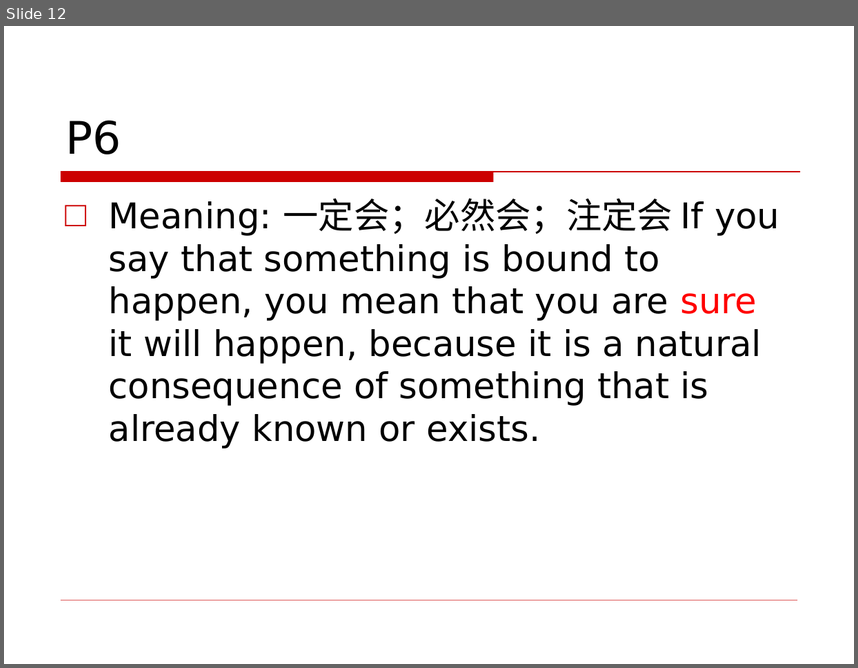
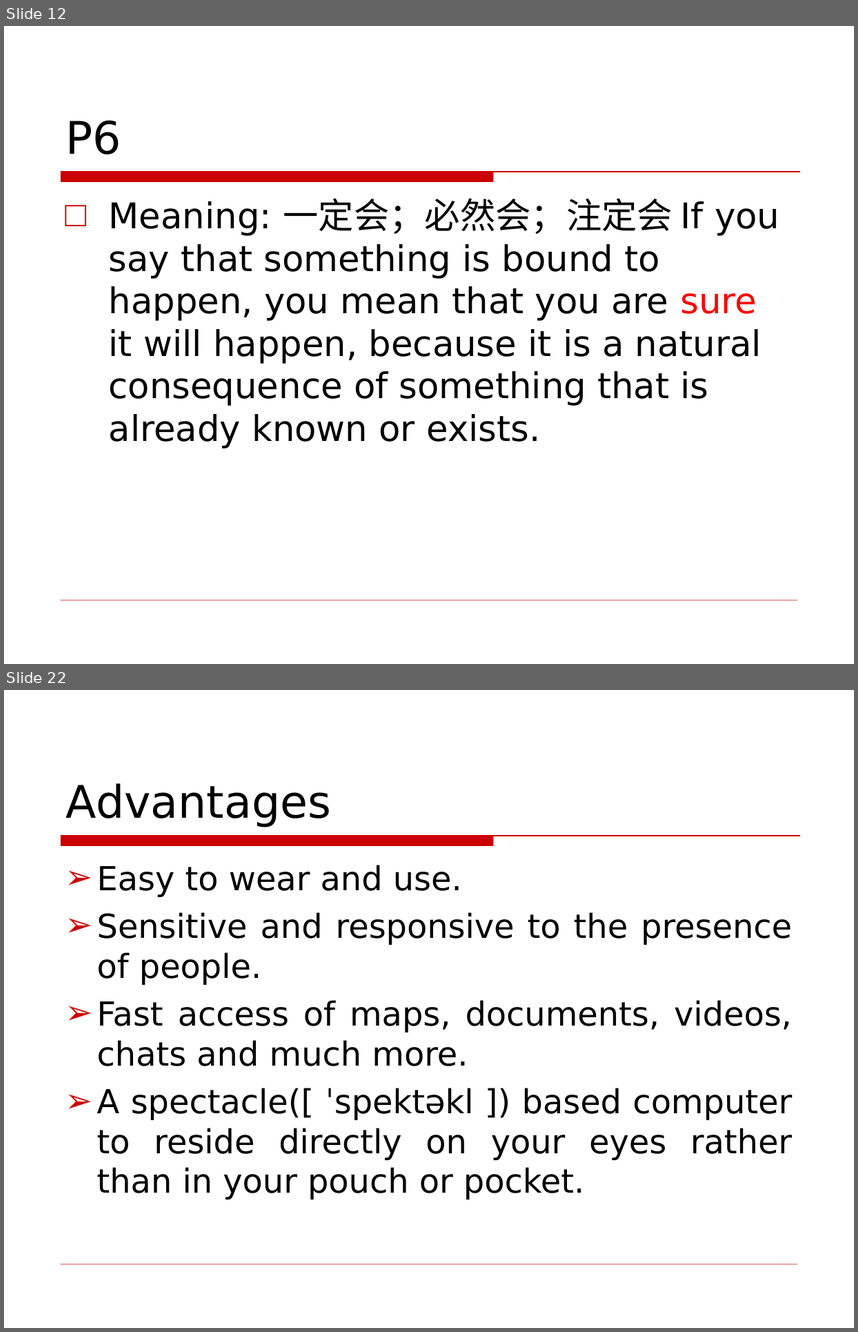
Before and after one commit to jxwb088047/Chapter_8_English, a slide deck: Chapter 8 English .ppt. Shown one above the other, each under a label of ours: slide 12 before the commit, slides 12 and 22 after it; the slides between them are not shown. The pictures are 858x668 and 858x1332 pixels, drawn with LibreOffice and Linux fonts; fonts in the diff are those of the drawing; background and template pictures are left out. Boxes give left, top, right and bottom in pixels: in the first picture for what was removed or moved away, otherwise in the second. Text is boxed around its words. In the diff, an @@ line names an element or a change of style, - is before the commit and + after.

```diff
--- a/Chapter 8 English .ppt
+++ b/Chapter 8 English .ppt
@@ slide 22 added at <box>4,690,854,1328</box>, background picture (left out); not listed: 2 template elements that a slide beside it also shows @@
@@ title added at <box>66,783,332,827</box>, 38 pt, text #000000 @@
+Advantages
@@ text added at <box>97,865,792,1199</box>, 28 pt, text #000000 @@
+➢ Easy to wear and use.
+➢ Sensitive and responsive to the presence of people.
+➢ Fast access of maps, documents, videos, chats and much more.
+➢ A spectacle([ ˈspektəkl ]) based computer to reside directly on your eyes rather than in your pouch or pocket.
```
Also in this commit, not shown: 2 slides changed, 9 other slides added.
